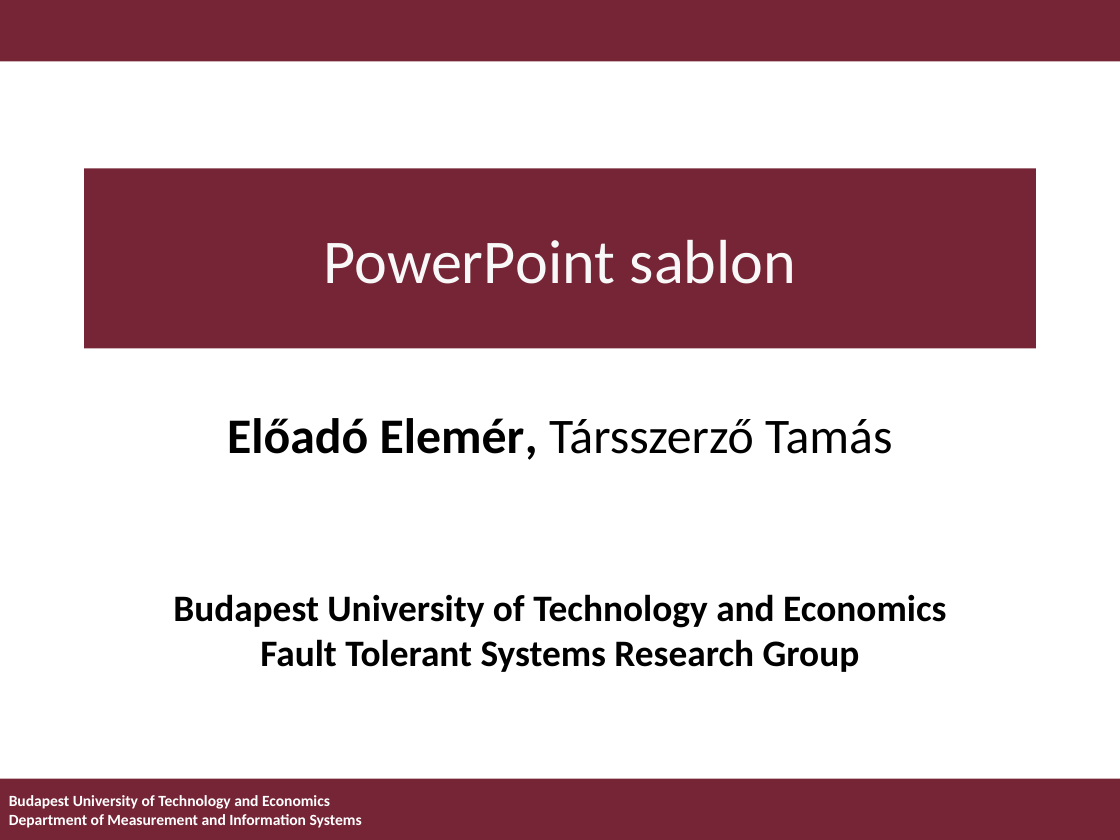
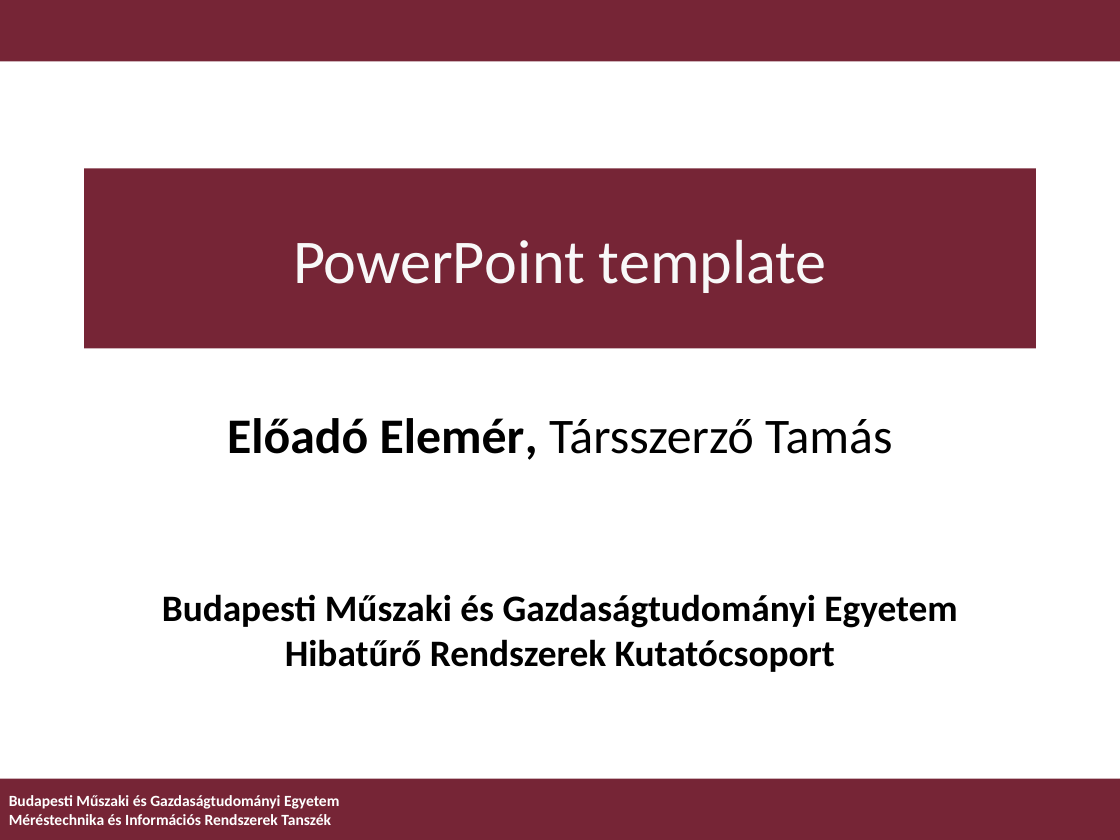
Before and after one commit to ftsrg/templates, a slide deck: slide 1 of templates/ftsrg-presentation.pptx. Drawn at 1120x840 pixels with LibreOffice and Linux fonts; fonts in the diff are those of the drawing; background and template pictures are left out. Boxes give left, top, right and bottom in pixels: in the first picture for what was removed or moved away, otherwise in the second. Text is boxed around its words. In the diff, an @@ line names an element or a change of style, - is before the commit and + after.

Commit message:
Added bilingual PowerPoint template

```diff
--- a/templates/ftsrg-presentation.pptx
+++ b/templates/ftsrg-presentation.pptx
@@ title at bbox=[293, 239, 827, 293]: text changed @@
-PowerPoint sablon
+PowerPoint template
@@ text at bbox=[162, 594, 957, 672]: text changed @@
-Budapest University of Technology and Economics
-Fault Tolerant Systems Research Group
+Budapesti Műszaki és Gazdaságtudományi Egyetem
+Hibatűrő Rendszerek Kutatócsoport
@@ text at bbox=[9, 795, 339, 825]: text changed @@
-Budapest University of Technology and Economics
-Department of Measurement and Information Systems
+Budapesti Műszaki és Gazdaságtudományi Egyetem
+Méréstechnika és Információs Rendszerek Tanszék
```
Also in this commit, not shown: 1 slide added, 1 slide removed.
